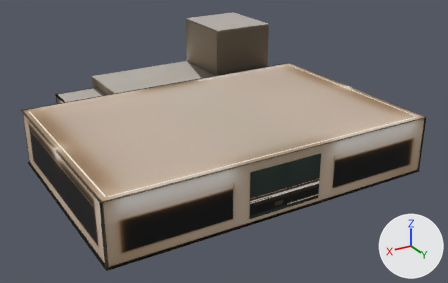
Renders of the glTF model public/models/hall-baked-mobile.glb from each side of a commit.
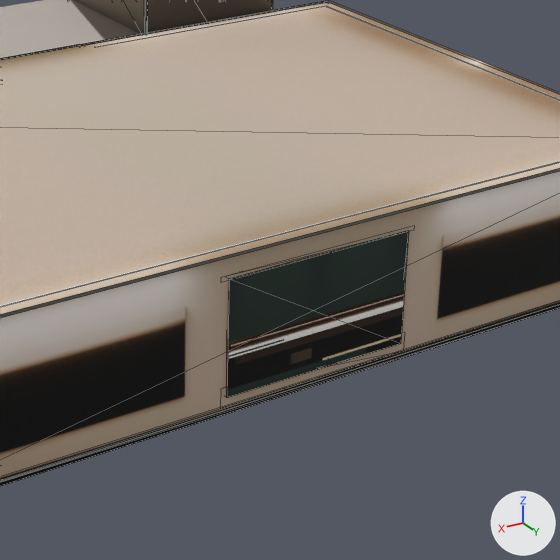
Old and new are each drawn whole from a 50 mm lens placed at (21.3, 35.9, 20.0), pointed at (-1.2, -1.5, 1.2) and again close up on the part from 36% to 85% of the width and 22% to 100% of the height. Every picture has the same lights, and +X, +Y and +Z are marked at lower right. The older version's two pictures come first. The close-ups show mesh edges as thin lines. Where no turn or scale is listed for an object, it has been applied to the vertices. Vertices at exactly the same position are counted once.

Script lines for the objects in view, before the commit:
```python
me_bench_seat = bpy.data.meshes.new('bench-seat')
me_bench_seat.from_pydata(...)  # 224 vertices, 336 faces; spans x -5.0..5.0, y -8.2..8.2, z -1.9..1.9
me_bench_seat.materials.append(mat_baked_details)  # picture img_lm_details
me_ceiling = bpy.data.meshes.new('ceiling')
me_ceiling.from_pydata(...)  # 29 vertices, 20 faces; spans x -12.1..12.1, y -8.1..8.1, z 0.0
me_ceiling.materials.append(mat_baked_ceiling)  # picture img_lm_ceiling
me_floor = bpy.data.meshes.new('floor')
me_floor.from_pydata(...)  # 52 vertices, 52 faces; spans x -12.1..12.1, y -11.0..11.0, z -0.1..0.1
me_floor.materials.append(mat_baked_floor)  # picture img_lm_floor
ob_baked_ceiling = bpy.data.objects.new('baked-ceiling', me_ceiling)
ob_baked_ceiling.location = (0.0, 0.0, 4.2)
ob_baked_details = bpy.data.objects.new('baked-details', me_bench_seat)
ob_baked_details.location = (0.0, -0.16, 1.88)
ob_baked_floor = bpy.data.objects.new('baked-floor', me_floor)
ob_baked_floor.location = (0.0, -2.86, -0.11)
# also in view: 'baked-stair' at (-7.1, -11.1, 3.9); 'baked-foyer' at (1.8, -11.8, 1.9); 'baked-walls' at (0.0, 0.0, 2.1)
```
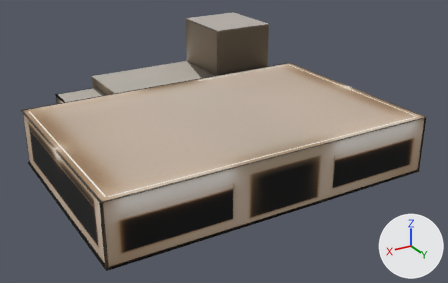
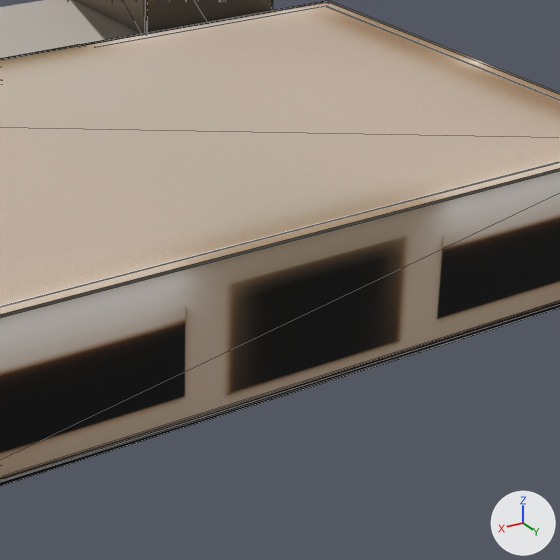
Where the newer file only moved an object's origin or applied its transform, the numbers keep the older frame.

Pixel boxes (x1, y1, x2, y2) of what changed, in the close-ups (560 x 560 px):
'baked-details', reshaped (not visible afterwards): before (226, 231, 408, 398)

The change in detail:
me_bench_seat is used by ob_baked_details; location (0.0, -0.16, 1.88).
me_bench_seat had 224 vertices, 336 faces and spanned x -5.0..5.0, y -8.2..8.2, z -1.9..1.9.
me_bench_seat now has 136 vertices, 204 faces and spans x -5.0..5.0, y -8.2..8.0, z -1.9..1.7.
me_bench_seat part 1: 16 loose pieces with 128 vertices, spanning x -3.0..3.0, y 7.8..8.2, z -1.8..1.9, are deleted.
Other edits to the shape of me_bench_seat do not show in these pictures.
